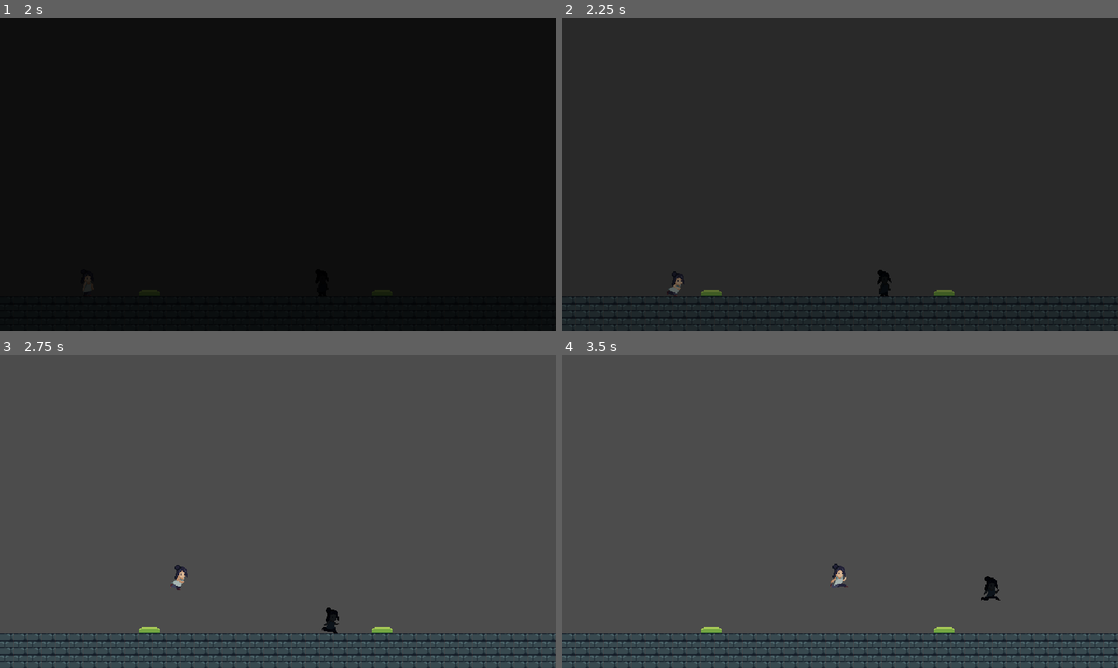
Above: before the commit, frames 1-4 (two rows, left to right).
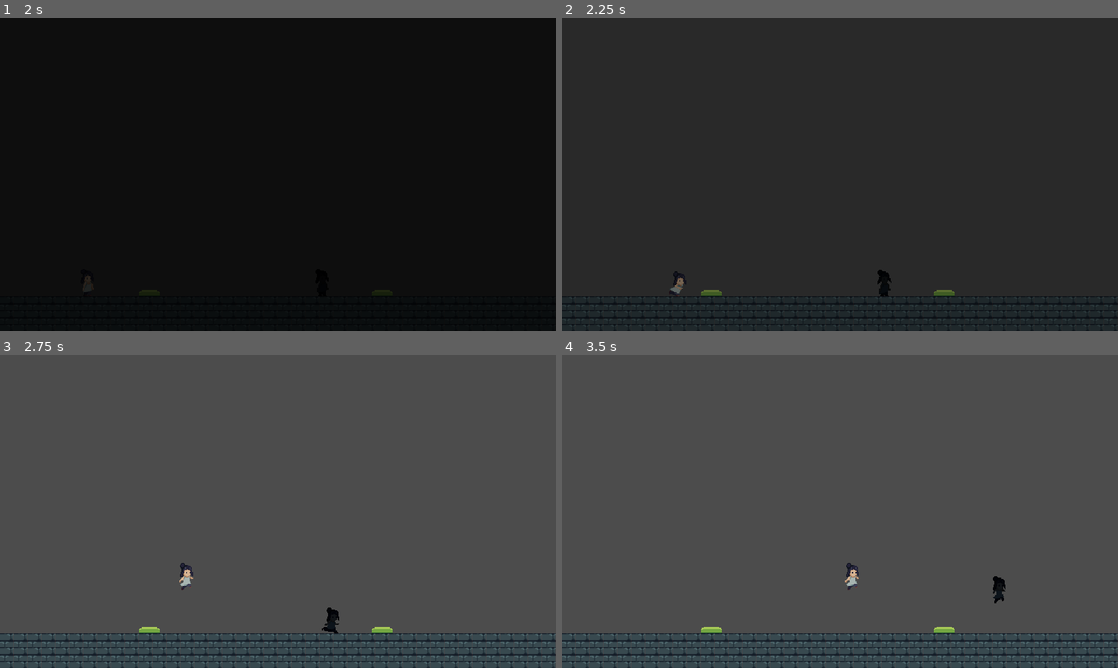
Above: after the commit, the same moments.

Repository: mnikn/cooperate_with_your_shadow
Game: Godot game, scene res://src/Debug.tscn
Same seed, same stepped clock (60 frames per second), same inputs: the game is played once before the commit and once after it.
Inputs (mouse positions are in pixels of both pictures, inside the frame that each line leads up to):
- Up to frame 1 (2 s): click "Level1" at 0.5 s; click "Level1" at 1.25 s
- Up to frame 2 (2.25 s): move the mouse to (962, 158) at 2.02 s; hold Right (player_right) from 2.03 s (still down)
- Up to frame 3 (2.75 s): keep holding Right (player_right); tap Up (player_jump) at 2.27 s
- Up to frame 4 (3.5 s): keep holding Right (player_right); move the mouse to (728, 527) at 2.77 s; tap Up (player_jump) at 3.02 s

Frame 1 is identical in both runs. In frame 2, less than 0.1% of the frame differs, in the area x 18-22%, y 80-89%; in frame 3, 0.2%; in frame 4, 0.5%, in the area x 25-80%, y 66-88%.

Commit message:
feat: add jump animation

Diff:
--- a/src/sprites/BaseSprite.gd
+++ b/src/sprites/BaseSprite.gd
@@ -1,6 +1,6 @@
 extends KinematicBody2D
 
-export var move_speed = 300.0
+export var move_speed = 320.0
 
 var velocity := Vector2.ZERO
 
@@ -38,18 +38,28 @@
 	velocity.y += get_gravity() * delta
 	velocity.x = get_input_velocity() * move_speed
 
+	if is_on_floor():
+		if velocity.x == 0:
+			$Sprite.play("idle")
+		else:
+			$Sprite.play("run")
+
 	var action_jump = self.find_action("player_jump")
 	if action_jump != null and is_on_floor():
+#		$Sprite.play("jump_prepare")
 		jump()
+
+	if velocity.y < 0:
+		$Sprite.play("jump_floating")
+
+	if velocity.y >= 0 and not is_on_floor():
+		$Sprite.play("jump_falldown")
 
 	if velocity.x < 0:
 		$Sprite.flip_h = true
 	elif velocity.x > 0:
 		$Sprite.flip_h = false
-	if velocity.x == 0:
-		$Sprite.play("idle")
-	else:
-		$Sprite.play("run")
+
 	velocity = move_and_slide(velocity, Vector2.UP)
 
 func get_gravity() -> float:
--- a/src/sprites/BaseSprite.tscn
+++ b/src/sprites/BaseSprite.tscn
@@ -10,6 +10,22 @@
 [sub_resource type="AtlasTexture" id=5]
 atlas = ExtResource( 1 )
 region = Rect2( 32, 0, 32, 32 )
+
+[sub_resource type="AtlasTexture" id=14]
+atlas = ExtResource( 1 )
+region = Rect2( 0, 64, 32, 32 )
+
+[sub_resource type="AtlasTexture" id=15]
+atlas = ExtResource( 1 )
+region = Rect2( 32, 64, 32, 32 )
+
+[sub_resource type="AtlasTexture" id=16]
+atlas = ExtResource( 1 )
+region = Rect2( 0, 96, 32, 32 )
+
+[sub_resource type="AtlasTexture" id=17]
+atlas = ExtResource( 1 )
+region = Rect2( 32, 96, 32, 32 )
 
 [sub_resource type="AtlasTexture" id=6]
 atlas = ExtResource( 1 )
@@ -43,6 +59,18 @@
 atlas = ExtResource( 1 )
 region = Rect2( 224, 32, 32, 32 )
 
+[sub_resource type="AtlasTexture" id=18]
+atlas = ExtResource( 1 )
+region = Rect2( 0, 128, 32, 32 )
+
+[sub_resource type="AtlasTexture" id=19]
+atlas = ExtResource( 1 )
+region = Rect2( 32, 128, 32, 32 )
+
+[sub_resource type="AtlasTexture" id=20]
+atlas = ExtResource( 1 )
+region = Rect2( 64, 128, 32, 32 )
+
 [sub_resource type="SpriteFrames" id=3]
 animations = [ {
 "frames": [ SubResource( 4 ), SubResource( 5 ) ],
@@ -50,10 +78,25 @@
 "name": "idle",
 "speed": 2.0
 }, {
+"frames": [ SubResource( 14 ), SubResource( 15 ) ],
+"loop": false,
+"name": "jump_prepare",
+"speed": 12.0
+}, {
+"frames": [ SubResource( 16 ), SubResource( 17 ) ],
+"loop": false,
+"name": "jump_floating",
+"speed": 4.0
+}, {
 "frames": [ SubResource( 6 ), SubResource( 7 ), SubResource( 8 ), SubResource( 9 ), SubResource( 10 ), SubResource( 11 ), SubResource( 12 ), SubResource( 13 ) ],
 "loop": true,
 "name": "run",
 "speed": 8.0
+}, {
+"frames": [ SubResource( 18 ), SubResource( 19 ), SubResource( 20 ) ],
+"loop": false,
+"name": "jump_falldown",
+"speed": 12.0
 } ]
 
 [sub_resource type="CapsuleShape2D" id=2]
@@ -67,8 +110,8 @@
 
 [node name="Sprite" type="AnimatedSprite" parent="."]
 frames = SubResource( 3 )
-animation = "run"
-frame = 6
+animation = "jump_falldown"
+frame = 2
 playing = true
 
 [node name="CollisionShape" type="CollisionShape2D" parent="."]
Binary file changed: assets/sprites/sprite.ase
Binary file changed: assets/sprites/sprite.png
Not shown: 1 places in src/sprites/BaseSprite.tscn that only renumber resources
